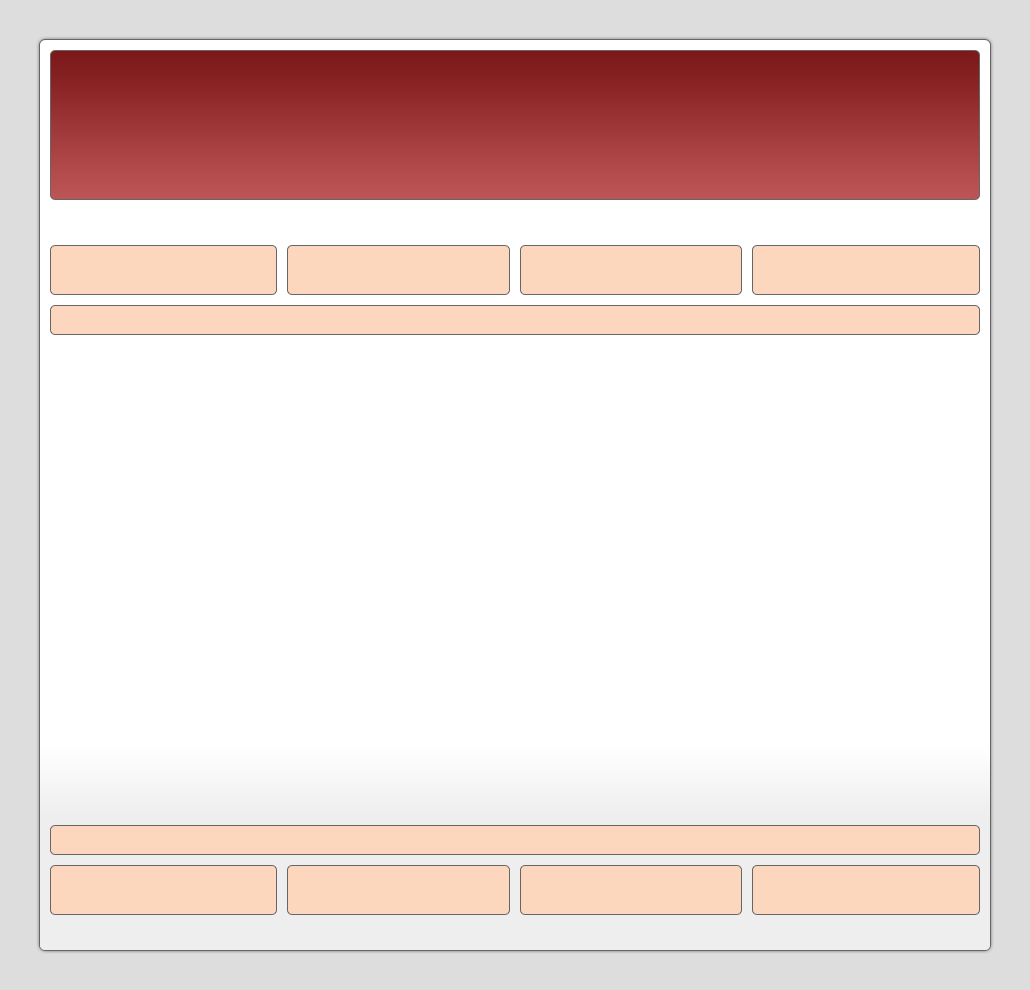
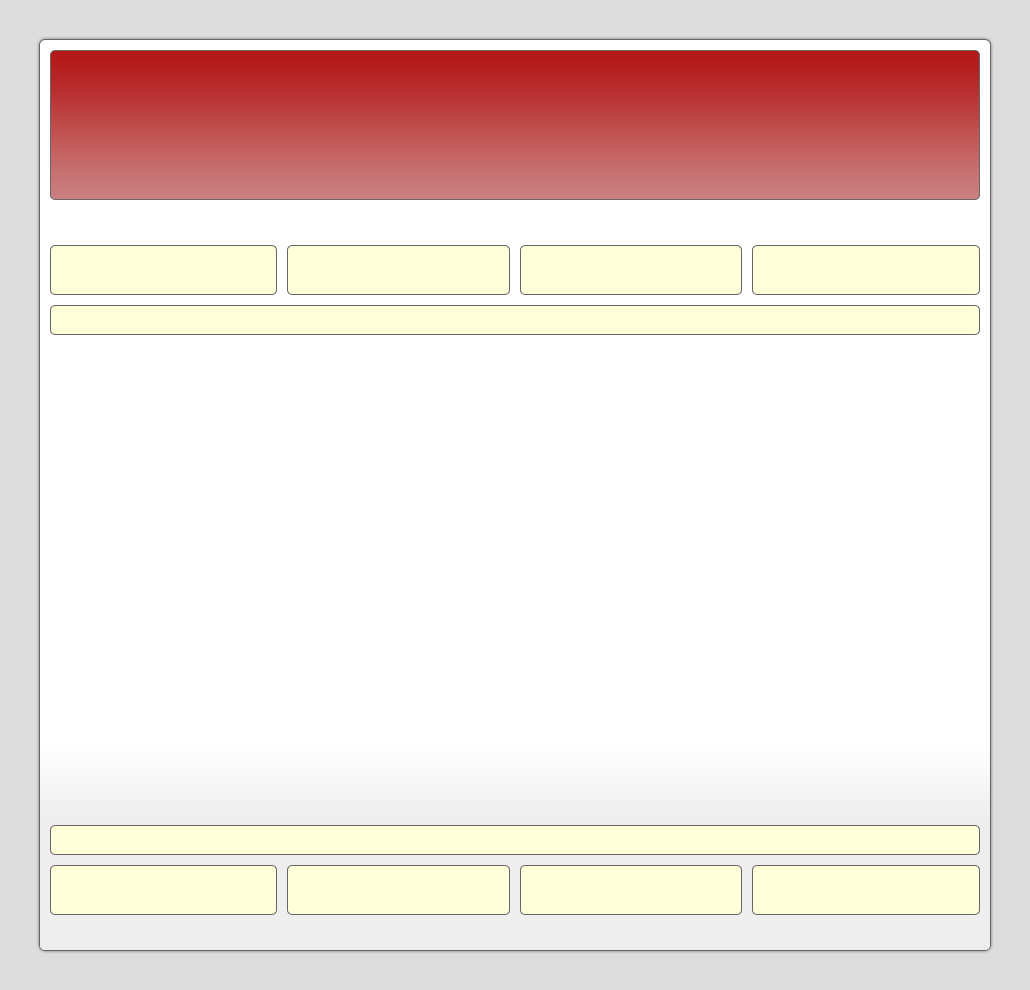
Layer changes from the first 1030px x 990px image to the second:
painted on "header" over [51, 51, 979, 199]
painted on "header / footer widgets" over [51, 246, 979, 914]
